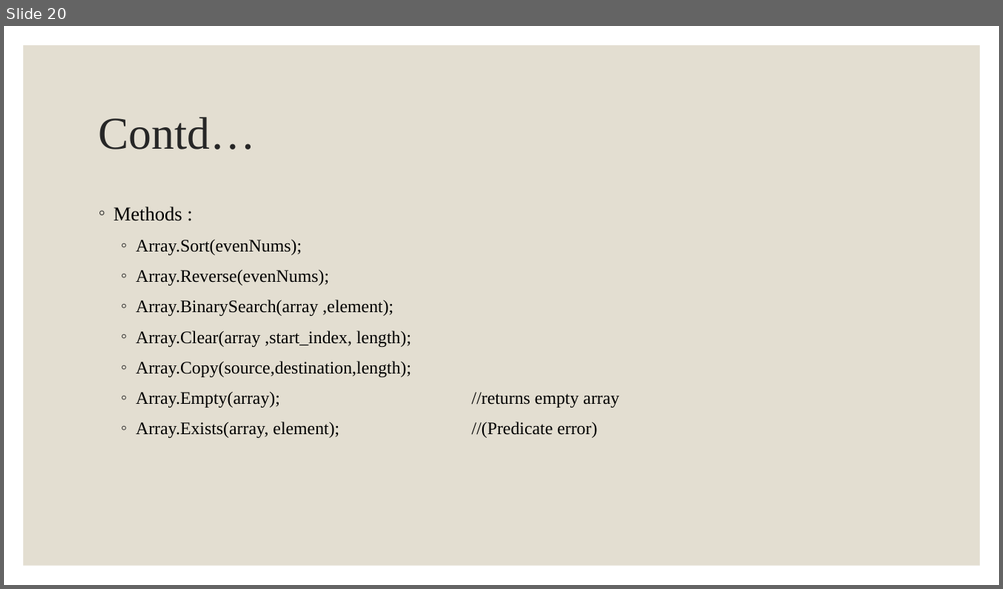
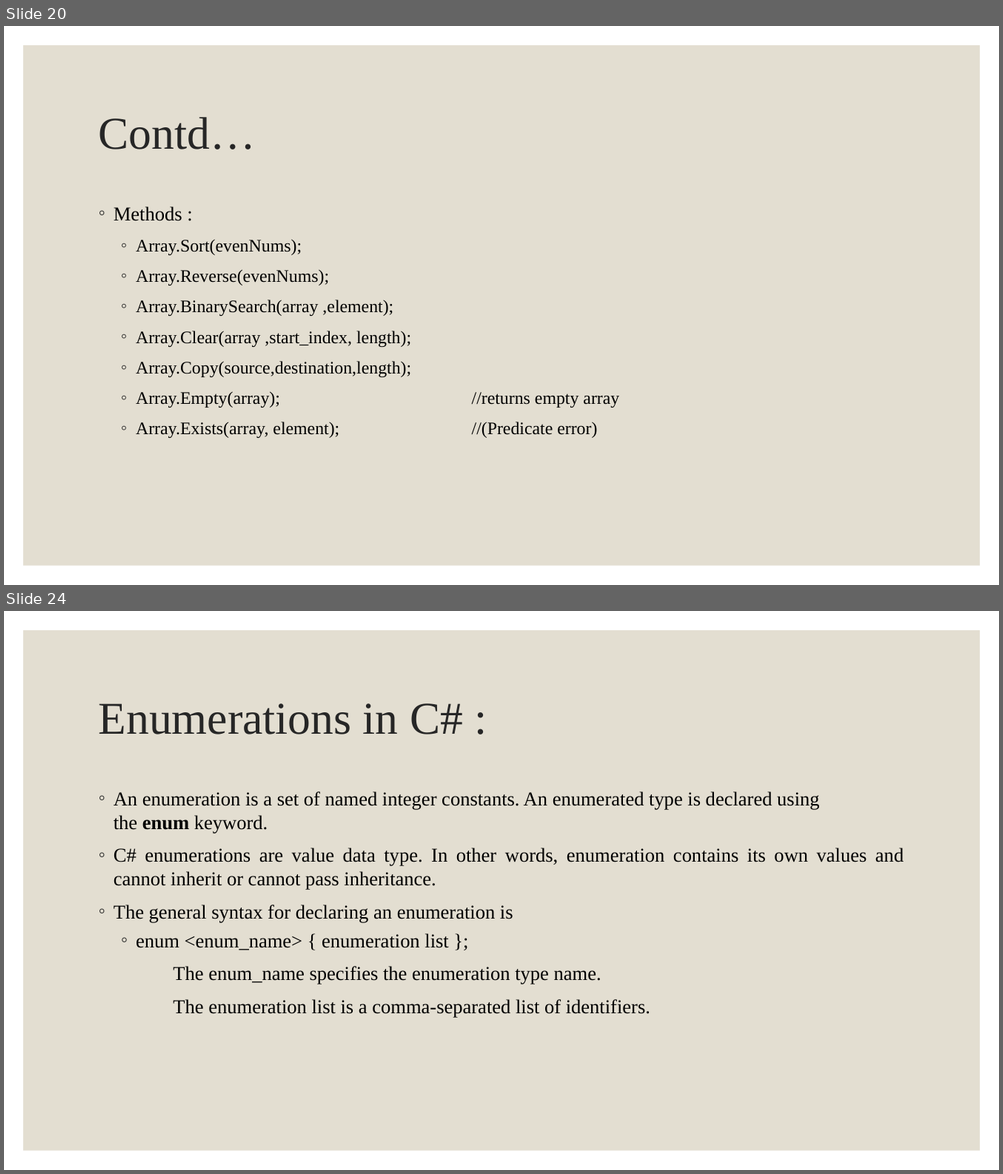
Before and after one commit to Shivaram008/C-, a slide deck: PPTs/Programming in C#.pptx. Shown one above the other, each under a label of ours: slide 20 before the commit, slides 20 and 24 after it; the slides between them are not shown. The pictures are 1003x589 and 1003x1174 pixels, drawn with LibreOffice and Linux fonts; fonts in the diff are those of the drawing. Boxes give left, top, right and bottom in pixels: in the first picture for what was removed or moved away, otherwise in the second. Text is boxed around its words. In the diff, an @@ line names an element or a change of style, - is before the commit and + after.

```diff
--- a/PPTs/Programming in C#.pptx
+++ b/PPTs/Programming in C#.pptx
@@ slide 24 added at [4,611,999,1170], background #FFFFFF; not listed: 1 template element that a slide beside it also shows @@
@@ title added at [99,703,463,735], 44 pt, text #262626 @@
+Enumerations in C# :
@@ text added at [114,792,903,1018], 19 pt, text #000000 @@
+◦ An enumeration is a set of named integer constants. An enumerated type is declared using the enum keyword.
+◦ C# enumerations are value data type. In other words, enumeration contains its own values and cannot inherit or cannot pass inheritance.
+◦ The general syntax for declaring an enumeration is
+  ◦ enum <enum_name> { enumeration list };
+The enum_name specifies the enumeration type name.
+The enumeration list is a comma-separated list of identifiers.
```
Also in this commit, not shown: 1 slide changed, 3 other slides added, 1 slide removed, 1 other file.
